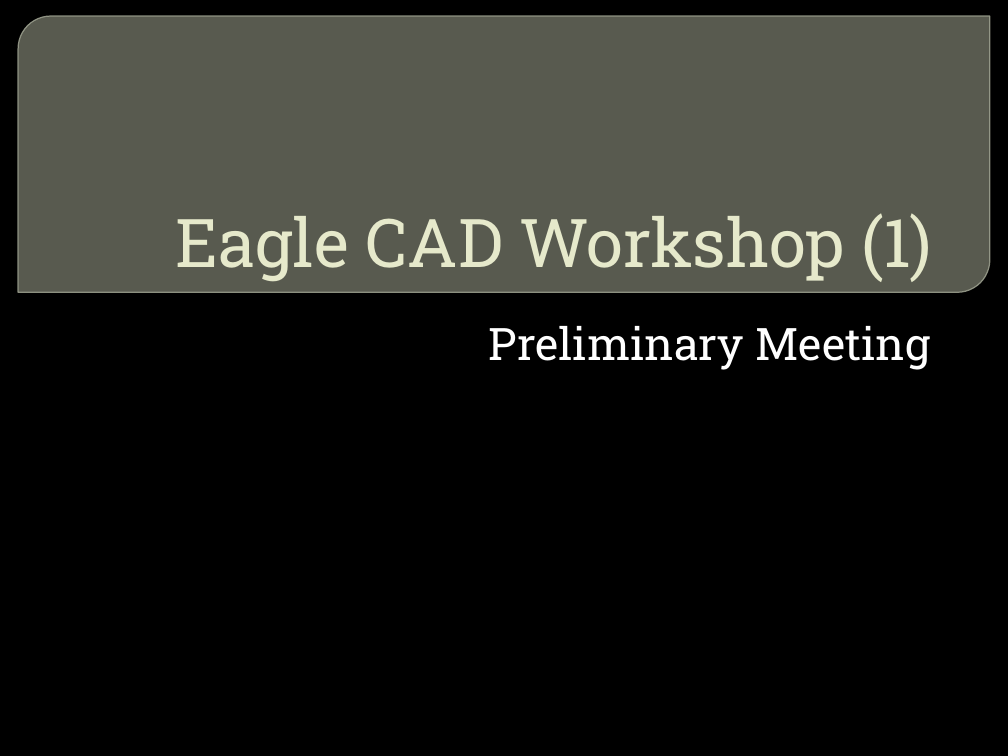
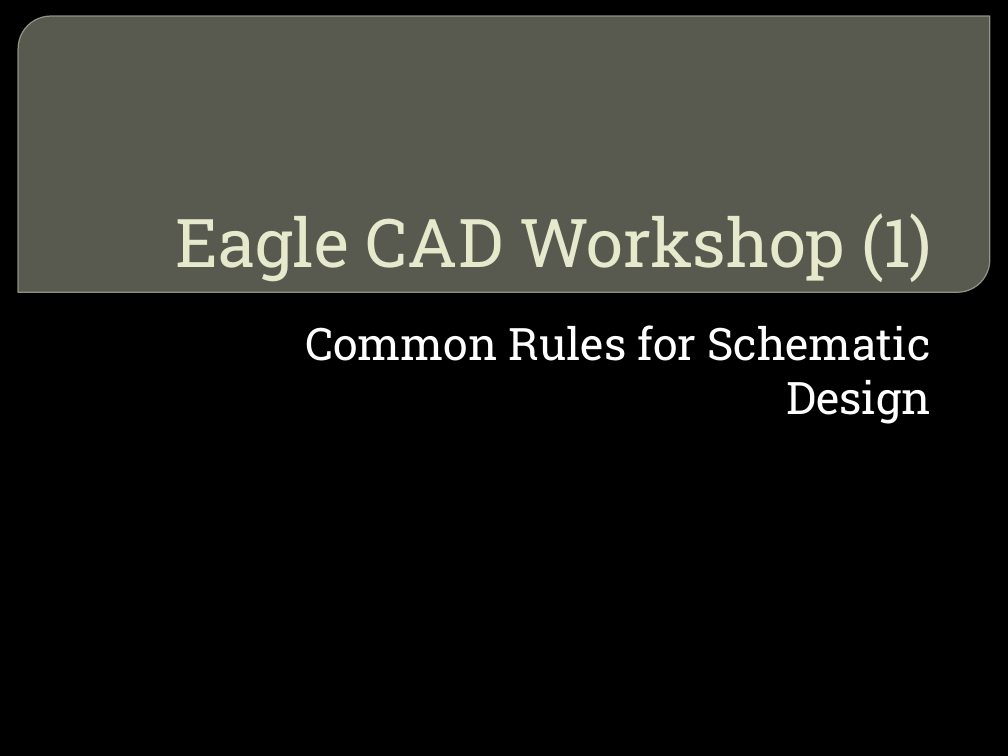
Before and after one commit to CSPon/Workshop_Materials, a slide deck: slide 1 of Workshop_Slides/Eagle CAD/Eagle CAD Workshop (1).pptx. Drawn at 1008x756 pixels with LibreOffice and Linux fonts; fonts in the diff are those of the drawing; background and template pictures are left out. Boxes give left, top, right and bottom in pixels: in the first picture for what was removed or moved away, otherwise in the second. Text is boxed around its words. In the diff, an @@ line names an element or a change of style, - is before the commit and + after.

Commit message:
Added New Slide

```diff
--- a/Workshop_Slides/Eagle CAD/Eagle CAD Workshop (1).pptx
+++ b/Workshop_Slides/Eagle CAD/Eagle CAD Workshop (1).pptx
@@ subtitle at [305,325,931,424]: text changed @@
-Preliminary Meeting
+Common Rules for Schematic Design
```
Also in this commit, not shown: 4 other slides changed, 7 slides added, 14 slides removed, 3 other files.
